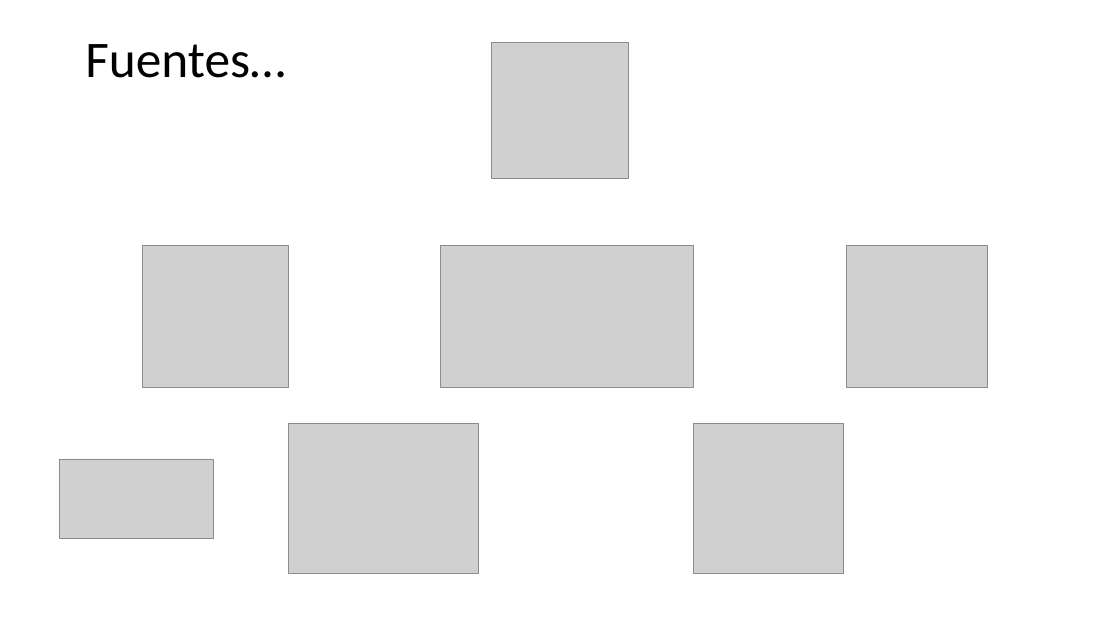
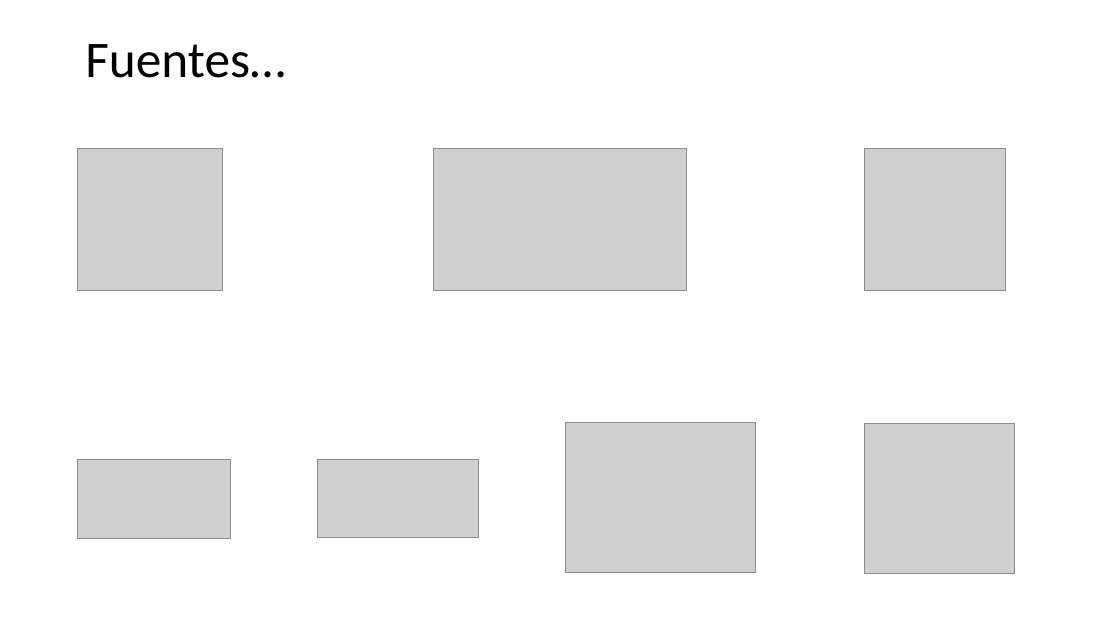
Before and after one commit to victor1130/Scripts_Clima, a slide deck: slide 3 of Tratamiento de datos climáticos.pptx. Drawn at 1120x630 pixels with LibreOffice and Linux fonts; fonts in the diff are those of the drawing; grey boxes stand for pictures. Boxes give left, top, right and bottom in pixels: in the first picture for what was removed or moved away, otherwise in the second. Text is boxed around its words. In the diff, an @@ line names an element or a change of style, - is before the commit and + after.

```diff
--- a/Tratamiento de datos climáticos.pptx
+++ b/Tratamiento de datos climáticos.pptx
@@ picture removed at bbox=[492, 43, 628, 179] @@
@@ picture: place and size @@
-picture at bbox=[142, 245, 288, 387]
+picture at bbox=[77, 149, 223, 291]
@@ picture: place and size @@
-picture at bbox=[441, 245, 694, 387]
+picture at bbox=[434, 149, 686, 291]
@@ picture: place and size @@
-picture at bbox=[847, 245, 988, 387]
+picture at bbox=[865, 149, 1006, 291]
@@ picture: place and size @@
-picture at bbox=[288, 423, 478, 574]
+picture at bbox=[565, 422, 755, 572]
@@ picture: place and size @@
-picture at bbox=[694, 423, 844, 574]
+picture at bbox=[865, 423, 1015, 574]
@@ picture: place and size @@
-picture at bbox=[60, 459, 213, 539]
+picture at bbox=[77, 459, 231, 539]
@@ picture added at bbox=[318, 459, 479, 538] @@
```
Also in this commit, not shown: 8 other slides changed, 2 slides added, 2 other files.
